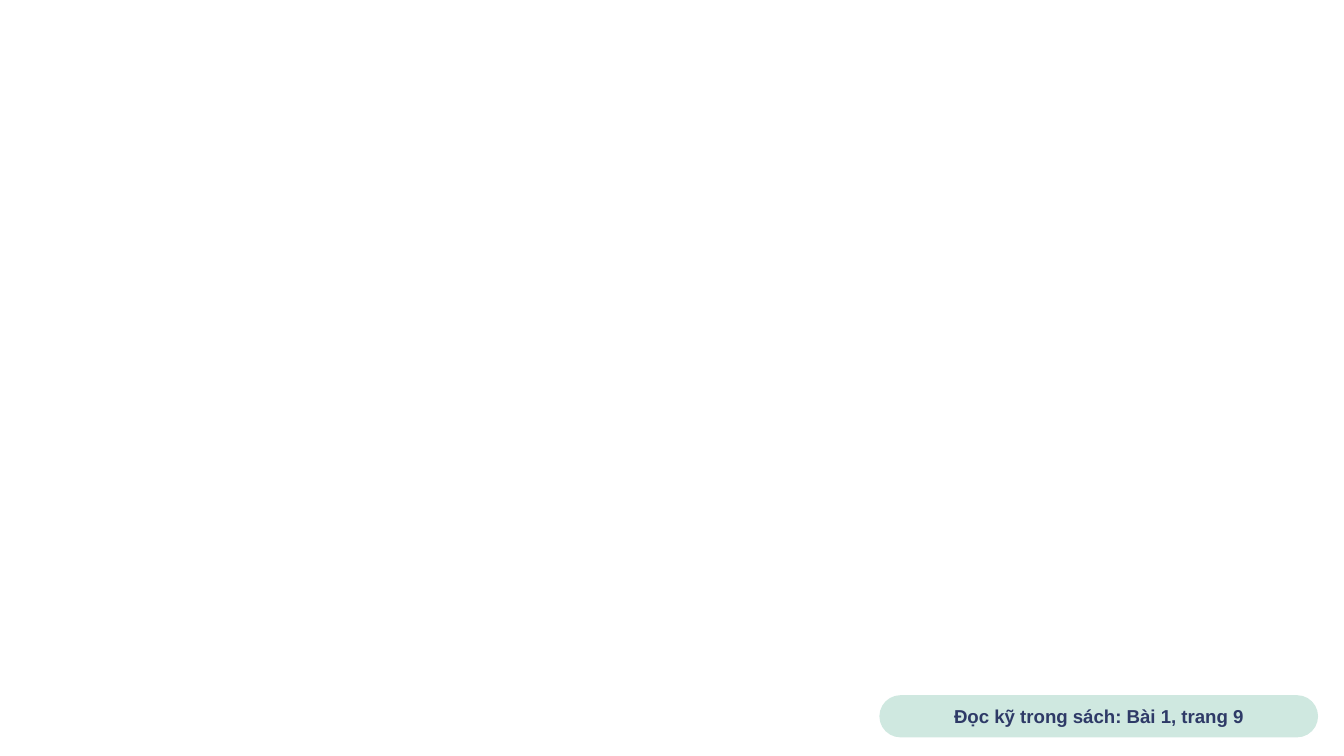
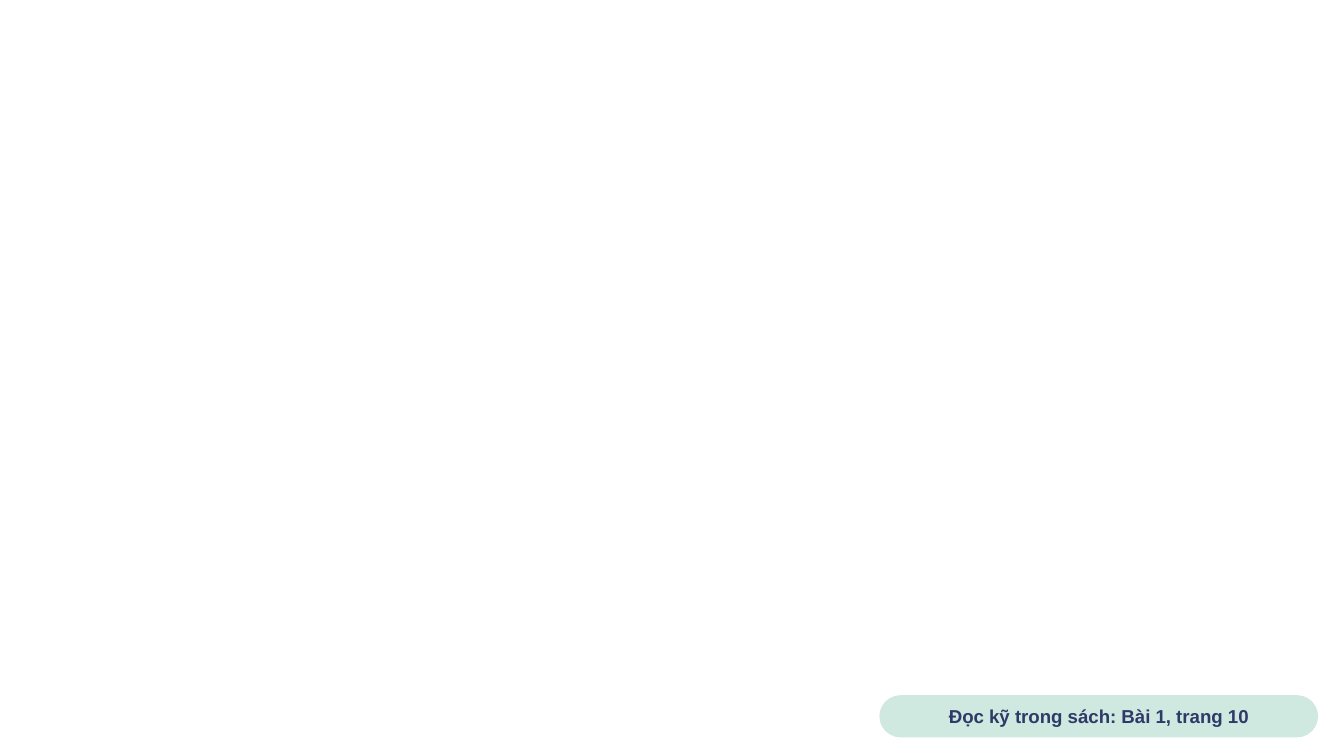
Before and after one commit to johnneinadlerr0353-bot/sachhuongdan, a slide deck: slide 4 of BO-TAI-LIEU-GUI-KHACH/04-Slide-tap-huan.pptx. Drawn at 1344x756 pixels with LibreOffice and Linux fonts; fonts in the diff are those of the drawing; background and template pictures are left out. Boxes give left, top, right and bottom in pixels: in the first picture for what was removed or moved away, otherwise in the second. Text is boxed around its words. In the diff, an @@ line names an element or a change of style, - is before the commit and + after.

```diff
--- a/BO-TAI-LIEU-GUI-KHACH/04-Slide-tap-huan.pptx
+++ b/BO-TAI-LIEU-GUI-KHACH/04-Slide-tap-huan.pptx
@@ text at [949, 709, 1249, 727]: text changed @@
-Đọc kỹ trong sách: Bài 1, trang 9
+Đọc kỹ trong sách: Bài 1, trang 10
```
Also in this commit, not shown: 22 other slides changed, 28 other files.
